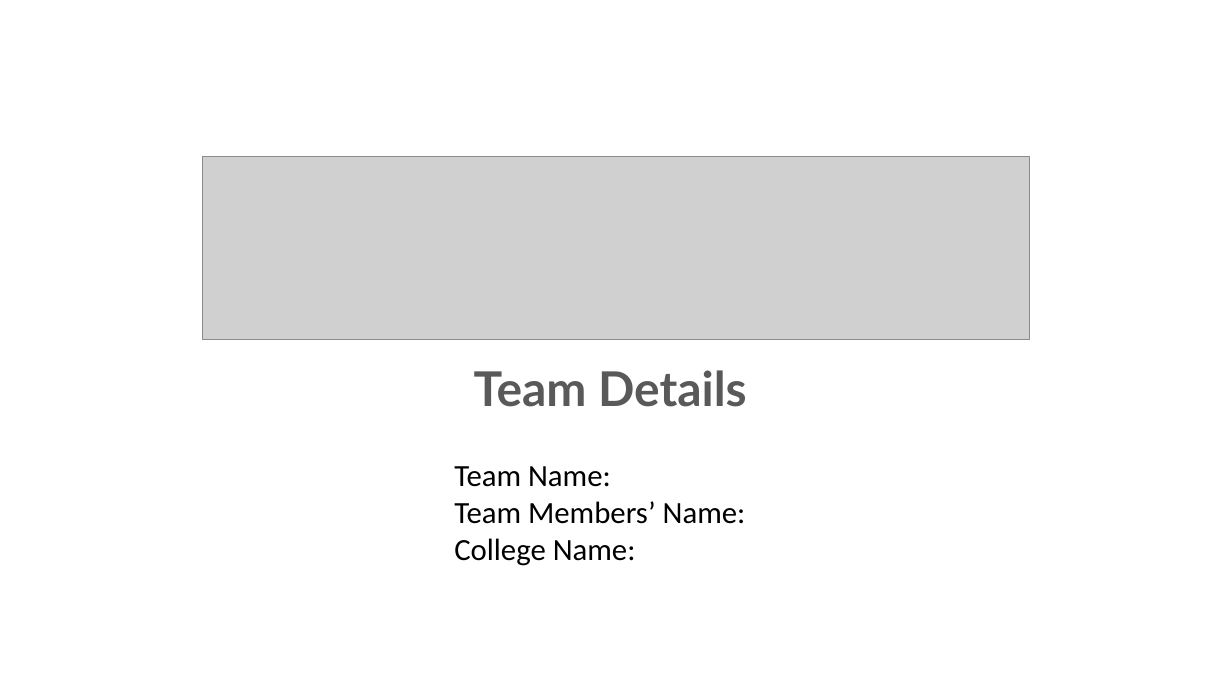
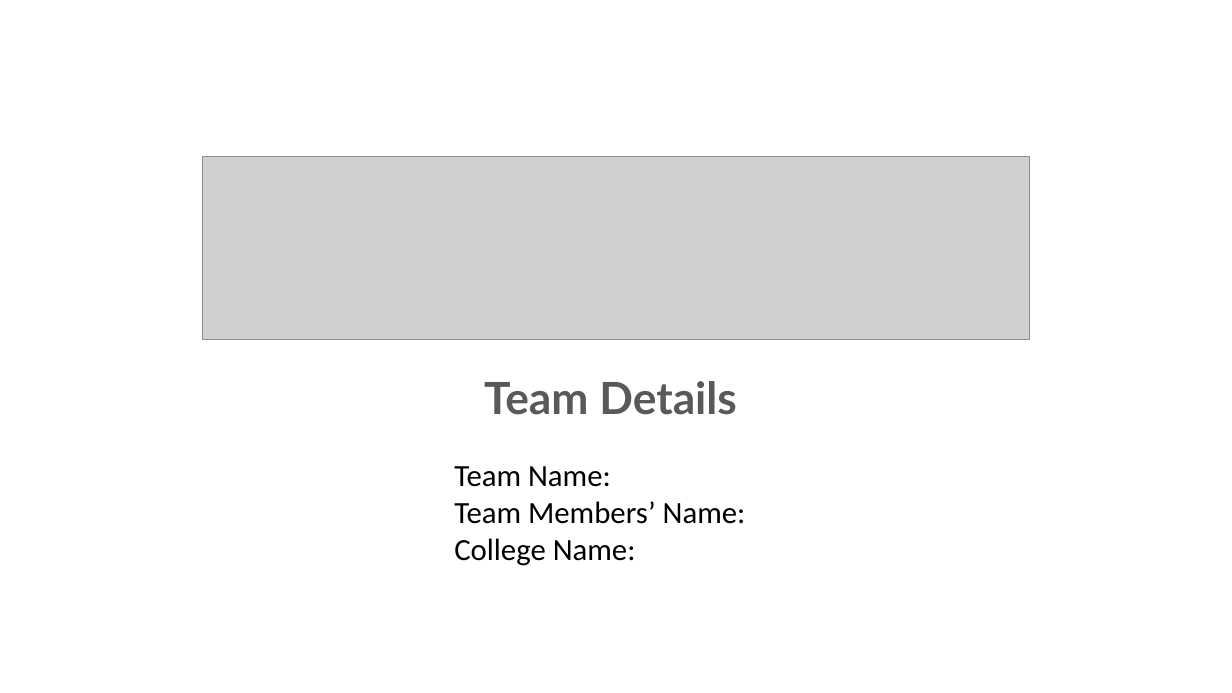
Before and after one commit to harshalplus1/hackmol4.0, a slide deck: slide 1 of HackMoL PPT Format.pptx. Drawn at 1232x693 pixels with LibreOffice and Linux fonts; fonts in the diff are those of the drawing; grey boxes stand for pictures; background and template pictures are left out. Boxes give left, top, right and bottom in pixels: in the first picture for what was removed or moved away, otherwise in the second. Text is boxed around its words. In the diff, an @@ line names an element or a change of style, - is before the commit and + after.

```diff
--- a/HackMoL PPT Format.pptx
+++ b/HackMoL PPT Format.pptx
@@ subtitle "Team Details" at bbox=[484, 381, 737, 415]: size 28 to 25.9 pt; line spacing 0.8 to 1 @@
```
Also in this commit, not shown: 2 other slides changed, 4 slides added.
